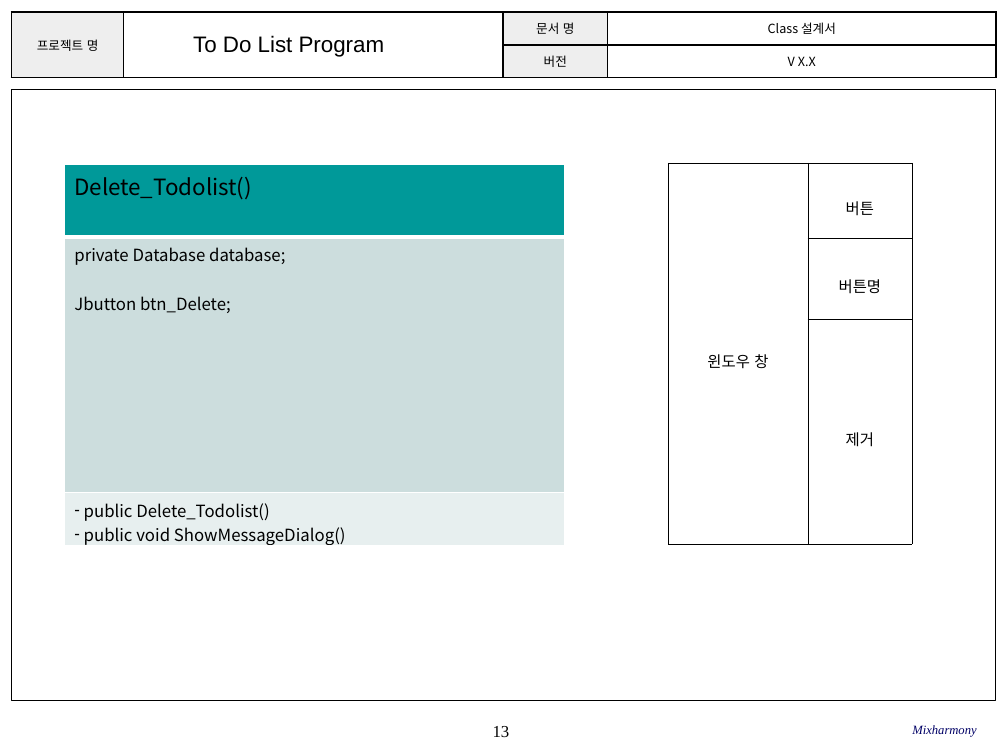
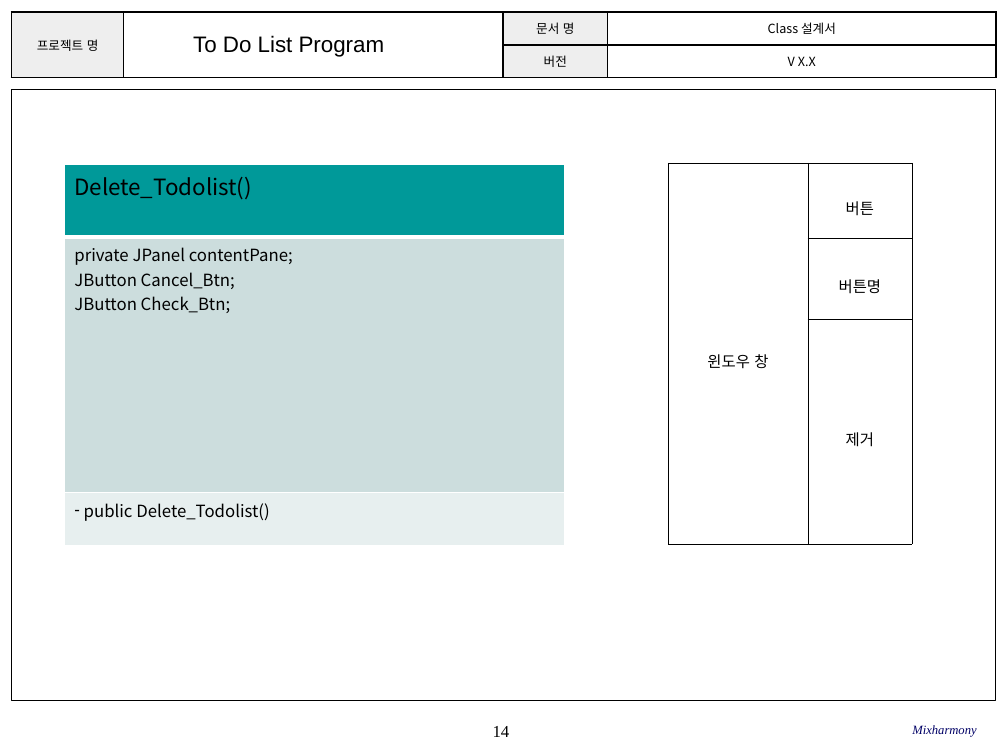
Before and after one commit to SE-admin/SE2017_2_mixharmony, a slide deck: slide 14 of doc/3_ 설계서/Class Design.pptx (slide 13 before the commit). Drawn at 1008x756 pixels with LibreOffice and Linux fonts; fonts in the diff are those of the drawing; background and template pictures are left out. Boxes give left, top, right and bottom in pixels: in the first picture for what was removed or moved away, otherwise in the second. Text is boxed around its words. In the diff, an @@ line names an element or a change of style, - is before the commit and + after.

```diff
--- a/doc/3_ 설계서/Class Design.pptx
+++ b/doc/3_ 설계서/Class Design.pptx
@@ table at box(65, 164, 564, 545) @@
-row 2, column 1: private Database database; / Jbutton btn_Delete;
+row 2, column 1: private JPanel contentPane; / JButton Cancel_Btn; / JButton Check_Btn;
-row 3, column 1: public Delete_Todolist() / public void ShowMessageDialog()
+row 3, column 1: public Delete_Todolist()
@@ page number at box(493, 726, 510, 737): text changed @@
-13
+14
```
Also in this commit, not shown: 3 other slides changed, 4 slides added.
